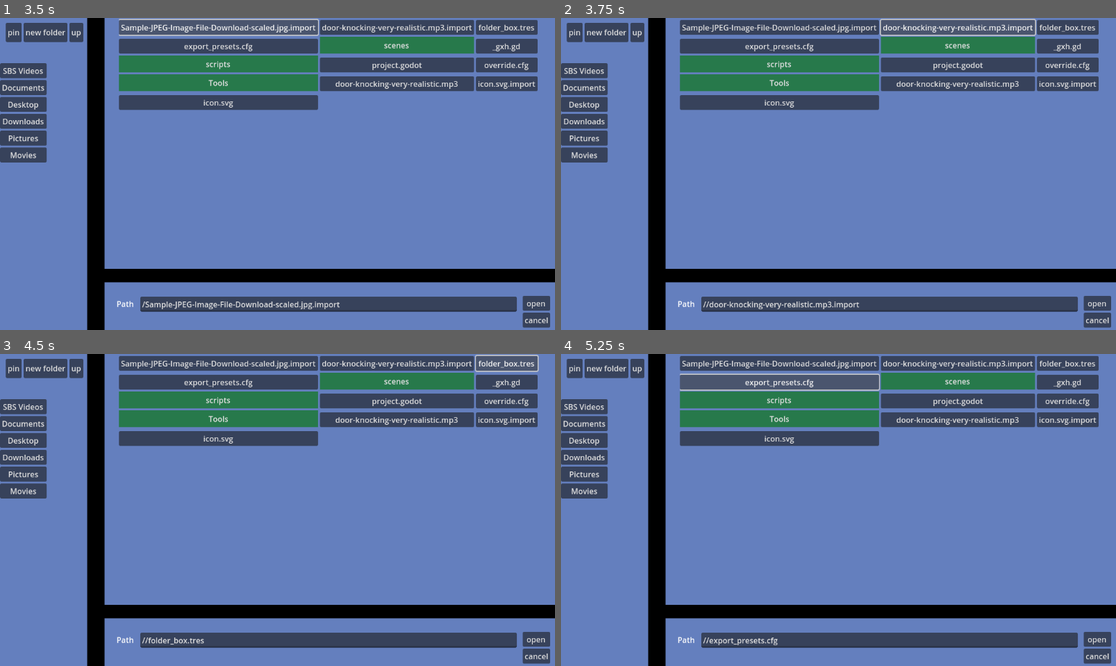
Above: before the commit, frames 1-4 (two rows, left to right).
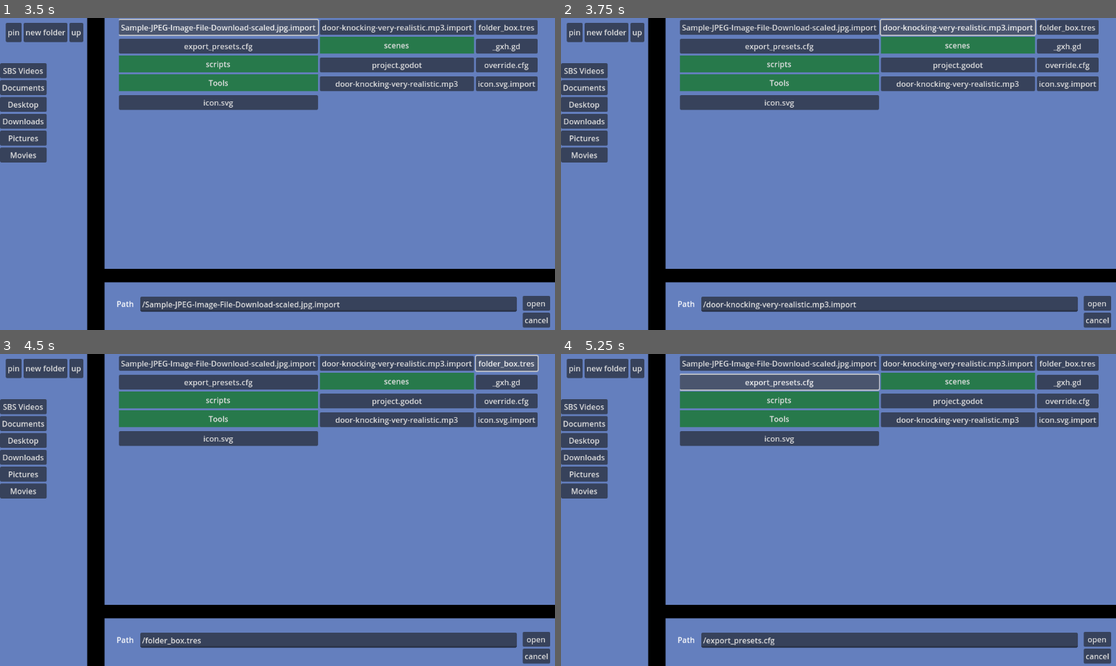
Above: after the commit, the same moments.

Repository: Muhammad-Hazimi-Yusri/COMP3200
Game: Godot game, scene res://scenes/main.tscn
Two runs of this game, one before a commit and one after it. Both use one fixed random seed, a clock stepped at 60 frames per second and the inputs below.
Inputs (mouse positions are in pixels of both pictures, inside the frame that each line leads up to):
- Up to frame 1 (3.5 s): click (283, 167) at 0.52 s; type "12" at 0.6 s; click "browse" at 1.25 s; click (327, 305) at 2.02 s; type "12" at 2.1 s; click "Sample-JPEG-Image-File-Downlo…" at 2.75 s
- Up to frame 2 (3.75 s): click "door-knocking-very-realistic.…" at 3.5 s
- Up to frame 3 (4.5 s): click "folder_box.tres" at 4.25 s
- Up to frame 4 (5.25 s): click "export_presets.cfg" at 5 s

Frame 1 is identical in both runs. In frame 2, 0.3% of the frame differs, in the area x 26-54%, y 90-94%; in frame 3, 0.1%; in frame 4, 0.2%.

Commit message:
fix video playback

Diff:
--- a/Software_Game/2D file browser and viewer/scripts/file_explorer.gd
+++ b/Software_Game/2D file browser and viewer/scripts/file_explorer.gd
@@ -39,8 +39,8 @@
 func open_file(file_name:String):
 	if file:
 		path = path.get_base_dir()
-	path = path + "/" + file_name
-	Npath.text = path
+	#path = path + "/" + file_name # commented and modifief line below as fix for crash from recalling videoplayer.load at wrong path again for some reason at line 88
+	Npath.text = path + "/" + file_name
 	file = true
 
 func set_layout():
@@ -69,25 +69,32 @@
 			if file_name.get_extension() in limited:
 
 				if file_name.get_extension() == "jpg" or file_name.get_extension() == "png":
+
 					# Image file handling
 					var image_texture = ImageTexture.create_from_image(Image.load_from_file(path + "/" + file_name))
 					image_texture.set_size_override(Vector2i(128, 128))
 					texture_rect.texture = image_texture
+
 				elif file_name.get_extension() == "ogv":
+
 					# Video file handling
 					#print_debug("Video is here")
 					var hidden_screen = TextureRect.new()
 					cont.add_child(hidden_screen)
+
 					var video_player = VideoStreamPlayer.new()
 					hidden_screen.add_child(video_player)
 					hidden_screen.hide()
 					video_player.stream = load(path + "/" + file_name)
 					video_player.play()
+
 					await get_tree().create_timer(0.1).timeout  # Wait for the first frame to be rendered
+
 					var thumbnail = video_player.get_video_texture().get_image()
 					var thumbnail_texture = ImageTexture.create_from_image(thumbnail)
 					thumbnail_texture.set_size_override(Vector2i(128, 128))
 					texture_rect.texture = thumbnail_texture
+
 					video_player.queue_free()
 
 			var nBut = Button.new()
